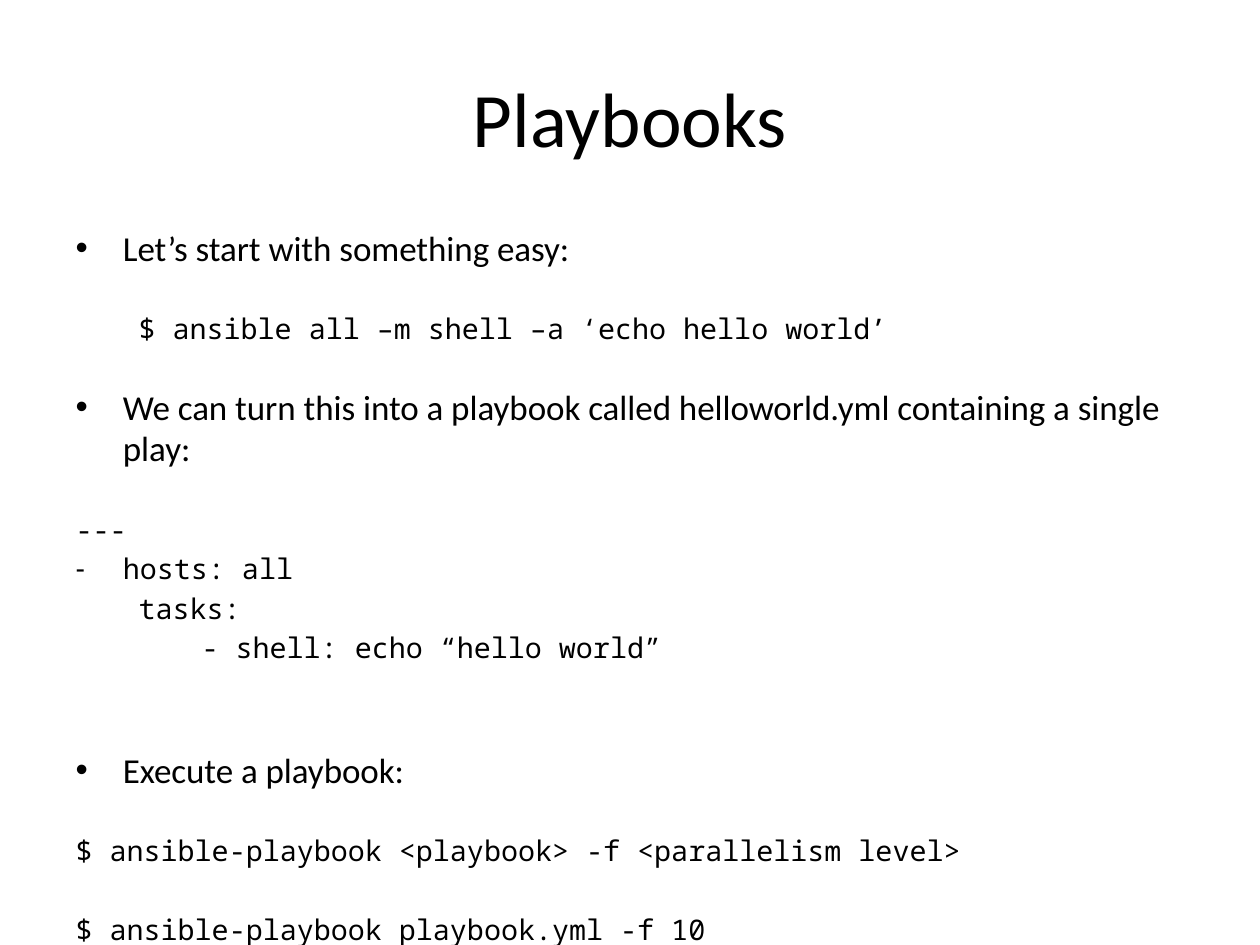
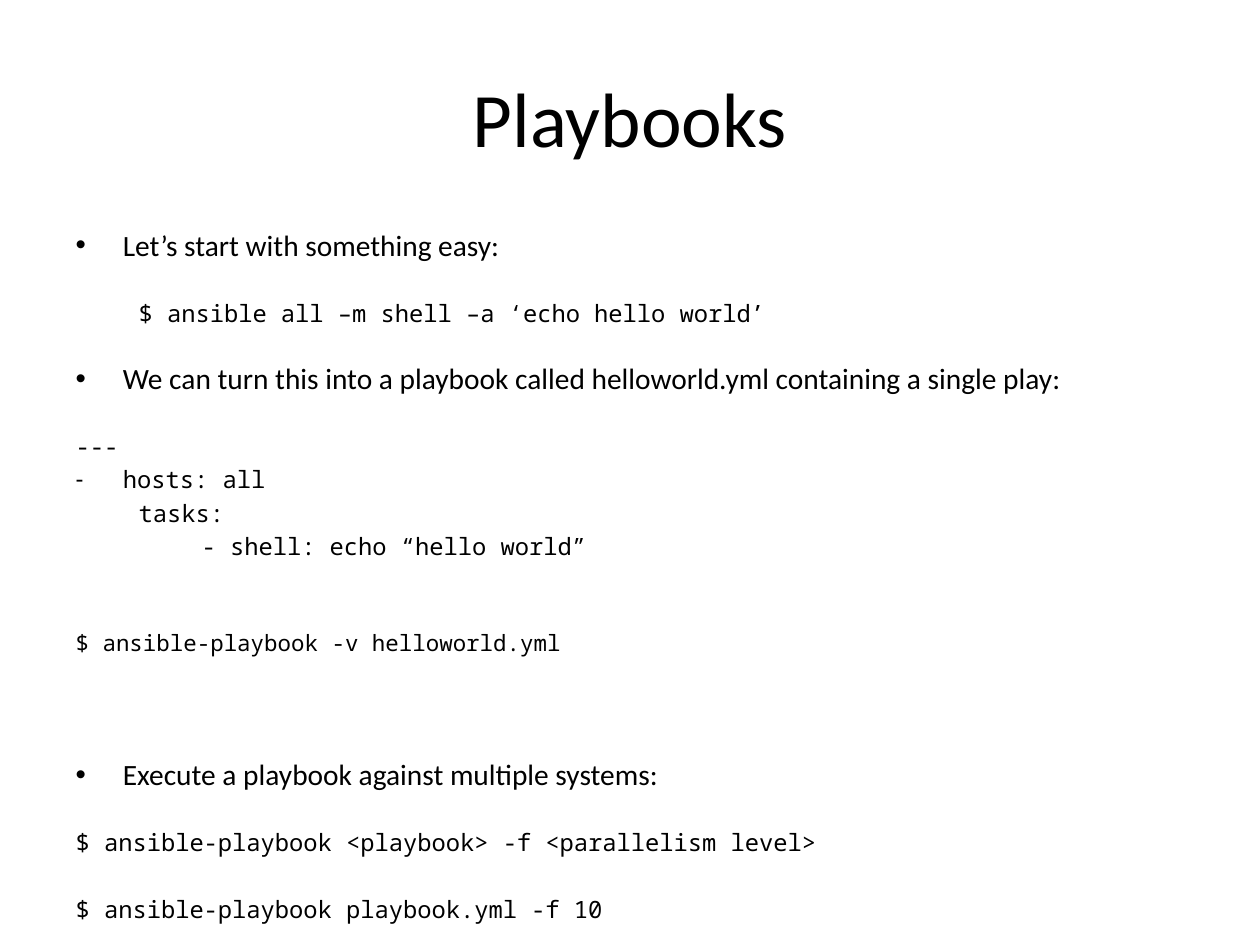
Before and after one commit to jasondbaker/infrastructure-class, a slide deck: slide 40 of lectures/infrastructure-week-10.pptx (slide 36 before the commit). Drawn at 1260x945 pixels with LibreOffice and Linux fonts; fonts in the diff are those of the drawing. Boxes give left, top, right and bottom in pixels: in the first picture for what was removed or moved away, otherwise in the second. Text is boxed around its words. In the diff, an @@ line names an element or a change of style, - is before the commit and + after.

Commit message:
add update ansible ami and week11 project

```diff
--- a/lectures/infrastructure-week-10.pptx
+++ b/lectures/infrastructure-week-10.pptx
@@ text at bbox=[104, 235, 1060, 924]: size 19.9 to 16.8 pt in "Let’s start with something easy:", "We can turn this into a playbook ..."; size 16.1 to 13.6 pt in "$ ansible all –m shell –a ‘echo ...", "---", "hosts: all", "tasks:" and 3 more places @@
@@ text at bbox=[103, 634, 657, 790]: text changed; size 19.9 to 16.8 pt @@
-• Execute a playbook:
+$ ansible-playbook -v helloworld.yml
+• Execute a playbook against multiple systems:
```
Also in this commit, not shown: 2 other slides changed, 5 slides added, 7 other files.
